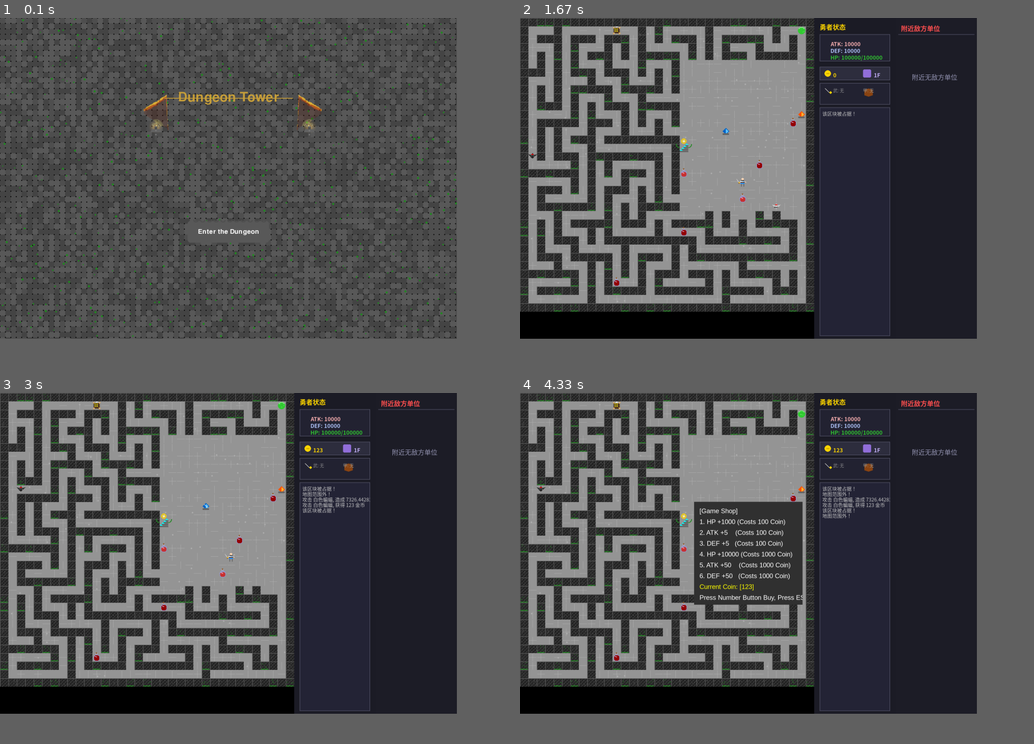
Above: before the commit, frames 1-4 (two rows, left to right).
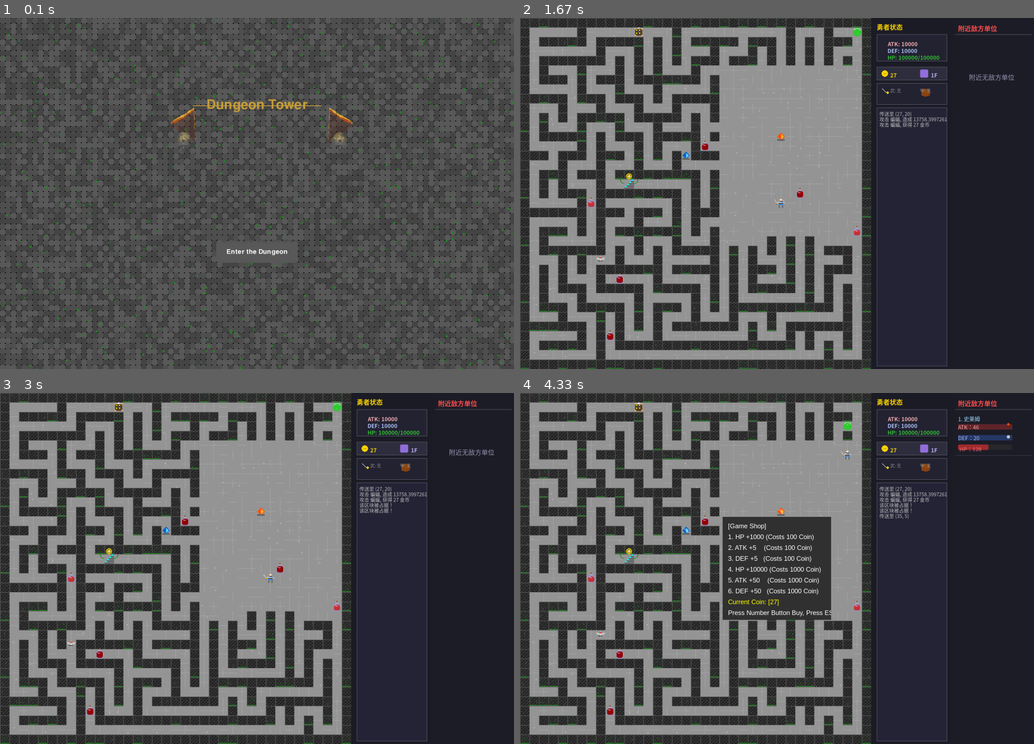
Above: after the commit, the same moments.

Repository: YujieLuo96/MOTA-game-pygame
Game: pygame game, started from MOTA.py
The game is run twice, just before and just after one commit, with the same random seed, the same clock (stepped at 60 frames per second) and the same inputs.
Inputs (mouse positions are in pixels of both pictures, inside the frame that each line leads up to):
- Up to frame 1 (0.1 s): no input
- Up to frame 2 (1.67 s): click "Enter the Dungeon" at 0.38 s; hold D 0.67-1.13 s; move the mouse to (756, 207) at 0.7 s; click (777, 218) at 1.22 s; hold W from 1.5 s (still down)
- Up to frame 3 (3 s): release W at 1.8 s; click (308, 645) at 1.88 s; click (97, 515) at 2.22 s; hold D 2.5-2.97 s
- Up to frame 4 (4.33 s): click (854, 445) at 3.05 s; hold A 3.33-3.87 s; hold S 3.9-4.2 s; tap B at 4.05 s; hold A from 4.23 s (still down)
The window is 800x562 before the commit and 900x615 after it. Grey fills any space a smaller window leaves; there, only what the larger window draws over its background counts as a difference.

The runs differ from the first frame. In frame 1, 5.2% of the frame differs, in the area x 0-100%, y 0-100%; in frame 2, 40%; in frame 3, 40%; in frame 4, 41%.

Commit message:
Update MOTA.py

Diff:
--- a/MOTA.py
+++ b/MOTA.py
@@ -10,16 +10,15 @@
 COLOR_UI_TEXT = (200, 160, 60)
 COLOR_DEATH_RED = (139, 0, 0)
 
-TILE_SIZE = 31
-MAP_WIDTH = 35  # 必须为奇数，方便生成迷宫
-MAP_HEIGHT = 35
+TILE_SIZE = 35
+MAP_WIDTH = 37  # 必须为奇数，方便生成迷宫
+MAP_HEIGHT = 37
 
 SIDEBAR_WIDTH = 300  # 右侧属性栏宽度
 
 # 在常量设置中增加消息日志区域的高度
-LOG_AREA_HEIGHT = 100  # 消息日志区域高度
 SCREEN_WIDTH = MAP_WIDTH * TILE_SIZE + 2 * SIDEBAR_WIDTH
-SCREEN_HEIGHT = MAP_HEIGHT * TILE_SIZE + LOG_AREA_HEIGHT  # 增加窗口高度
+SCREEN_HEIGHT = MAP_HEIGHT * TILE_SIZE  # 增加窗口高度
 
 # 颜色定义
 # 墙壁相关颜色
@@ -2047,8 +2046,10 @@
             core_color = (0, 155 - int(100 * math.sin(anim_time / 300)), 205 - int(50 * (-math.sin(anim_time / 300))))
         else:
             core_color = (255, 100 + int(100 * math.sin(anim_time / 300)), 50 + int(50 * (-math.sin(anim_time / 300))))
+
+        core_pos = (x + TILE_SIZE * 1.85, y + TILE_SIZE * 1.5)
         pygame.draw.circle(self.screen, core_color,
-                           (x + TILE_SIZE * 1.85, y + TILE_SIZE * 1.5), 20)
+                           core_pos, 20)
         period = 5
         for i in range(period):
             if "纯" in monster.name:
@@ -2066,12 +2067,15 @@
                                     y + TILE_SIZE * 1.5 + int(
                                         TILE_SIZE * 0.9 * math.cos(anim_time / 200 + 2 * i * math.pi / period))), 5)
 
+        length_vertical = 0.45 * TILE_SIZE
+        length_horizontal = 0.12 * TILE_SIZE
+
         # 头部火焰
         flame_points = [
-            (x + 46, y + 45),
-            (x + 56, y + 30),
-            (x + 66, y + 45),
-            (x + 56, y + 60)
+            (x + TILE_SIZE * 1.85 - length_horizontal, y + TILE_SIZE * 1.5),
+            (x + TILE_SIZE * 1.85, y + TILE_SIZE * 1.5 + length_vertical),
+            (x + TILE_SIZE * 1.85 + length_horizontal, y + TILE_SIZE * 1.5),
+            (x + TILE_SIZE * 1.85, y + TILE_SIZE * 1.5 - length_vertical)
         ]
         if "纯" in monster.name:
             pygame.draw.polygon(self.screen, (0, 100 - int(100 * math.sin(anim_time / 300)), 100), flame_points)
@@ -2379,6 +2383,7 @@
                             for dy in range(boss["size"][1]):
                                 occupied.add((center[0] + dx, center[1] + dy))  # 记录boss占位
                         break
+
 
         # 生成其他怪物
         eligible_monsters = []
